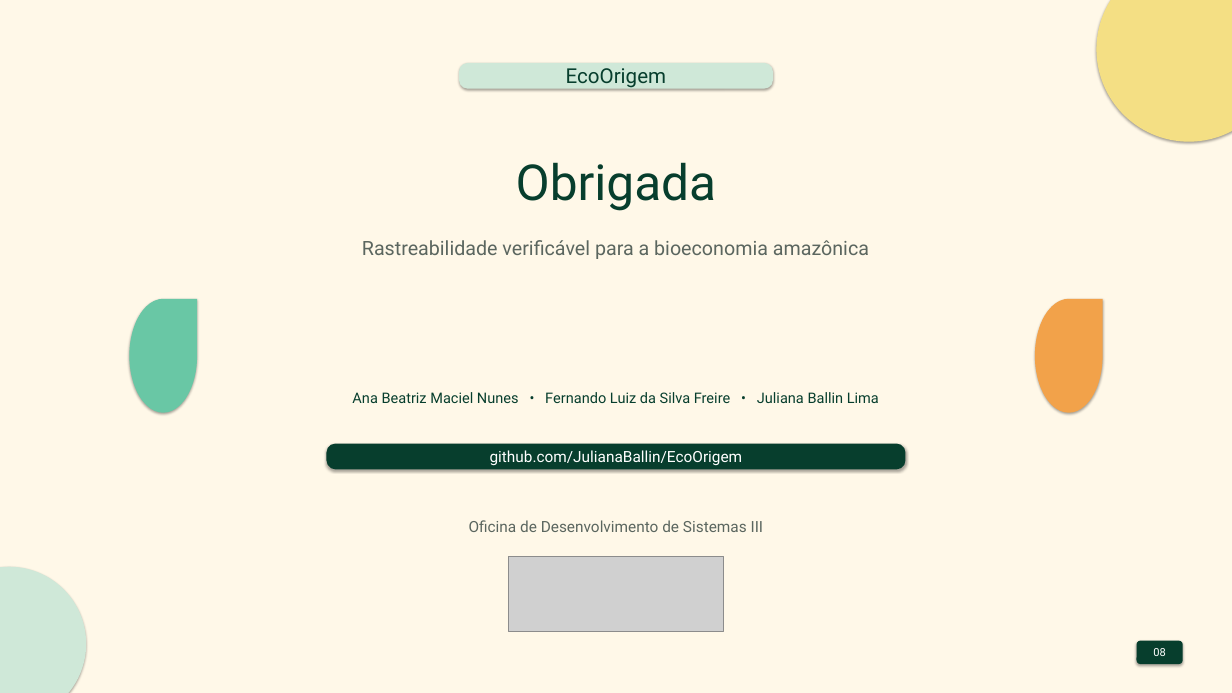
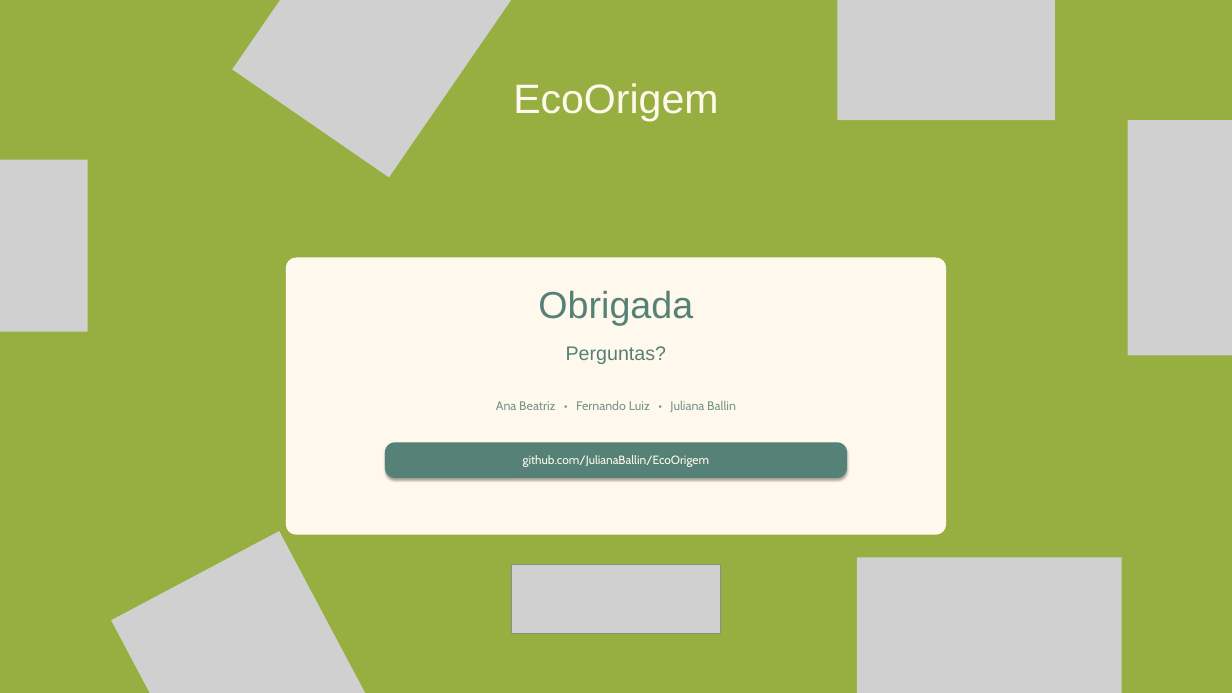
Before and after one commit to JulianaBallin/EcoOrigem, a slide deck: slide 8 of docs/slides/apresentacao-ecoorigem.pptx. Drawn at 1232x693 pixels with LibreOffice and Linux fonts; fonts in the diff are those of the drawing; grey boxes stand for pictures. Boxes give left, top, right and bottom in pixels: in the first picture for what was removed or moved away, otherwise in the second. Text is boxed around its words. In the diff, an @@ line names an element or a change of style, - is before the commit and + after.

```diff
--- a/docs/slides/apresentacao-ecoorigem.pptx
+++ b/docs/slides/apresentacao-ecoorigem.pptx
@@ background #FFF8E8 to #96AF40 @@
@@ picture added at (x1=232, y1=0, x2=530, y2=177) @@
@@ picture added at (x1=837, y1=0, x2=1055, y2=120) @@
@@ ellipse removed at (x1=1096, y1=0, x2=1232, y2=142) @@
@@ text "EcoOrigem" moved from (x1=459, y1=63, x2=773, y2=89) to (x1=513, y1=83, x2=718, y2=121) @@
@@ text "EcoOrigem" at (x1=513, y1=83, x2=718, y2=121): size 24 to 48 pt, font Roboto to Arial, text colour #073E2D to #FFF9ED; fill #CFE8D8 to none; shadow off @@
@@ picture added at (x1=1128, y1=120, x2=1232, y2=355) @@
@@ picture added at (x1=0, y1=160, x2=87, y2=331) @@
@@ freeform shape added at (x1=286, y1=257, x2=946, y2=535), fill #FFF9ED @@
@@ text removed at (x1=362, y1=240, x2=869, y2=259) @@
-Rastreabilidade verificável para a bioeconomia amazônica
@@ teardrop removed at (x1=129, y1=299, x2=197, y2=413) @@
@@ text "Obrigada" moved from (x1=516, y1=162, x2=716, y2=211) to (x1=538, y1=290, x2=693, y2=325) @@
@@ text "Obrigada" at (x1=538, y1=290, x2=693, y2=325): size 58 to 44 pt, font Roboto to Arial, text colour #073E2D to #558176 @@
@@ teardrop removed at (x1=1035, y1=299, x2=1103, y2=413) @@
@@ text added at (x1=566, y1=346, x2=667, y2=364), 23 pt, text #558176 @@
+Perguntas?
@@ text at (x1=496, y1=400, x2=736, y2=412): text changed; size 17 to 14.5 pt; font Roboto to Cabin; text colour #073E2D to #77968E @@
-Ana Beatriz Maciel Nunes • Fernando Luiz da Silva Freire • Juliana Ballin Lima
+Ana Beatriz • Fernando Luiz • Juliana Ballin
@@ rounded rectangle "github.com/JulianaBallin/EcoOrigem" resized from (x1=326, y1=444, x2=906, y2=469) to (x1=385, y1=442, x2=847, y2=478) @@
@@ rounded rectangle "github.com/JulianaBallin/EcoOrigem" at (x1=385, y1=442, x2=847, y2=478): size 18 to 14 pt, font Roboto to Cabin, text colour #FFFFFF to #FFF9ED; fill #073E2D to #558176; proportions changed @@
@@ picture added at (x1=111, y1=531, x2=396, y2=693) @@
@@ text removed at (x1=469, y1=520, x2=764, y2=532) @@
-Oficina de Desenvolvimento de Sistemas III
@@ ellipse removed at (x1=0, y1=567, x2=86, y2=693) @@
@@ picture resized from (x1=508, y1=556, x2=724, y2=631) to (x1=511, y1=564, x2=721, y2=634) @@
@@ picture added at (x1=857, y1=557, x2=1121, y2=693) @@
@@ rounded rectangle removed at (x1=1137, y1=641, x2=1183, y2=664) @@
-08
```
Also in this commit, not shown: 7 other slides changed, 11 other files.
